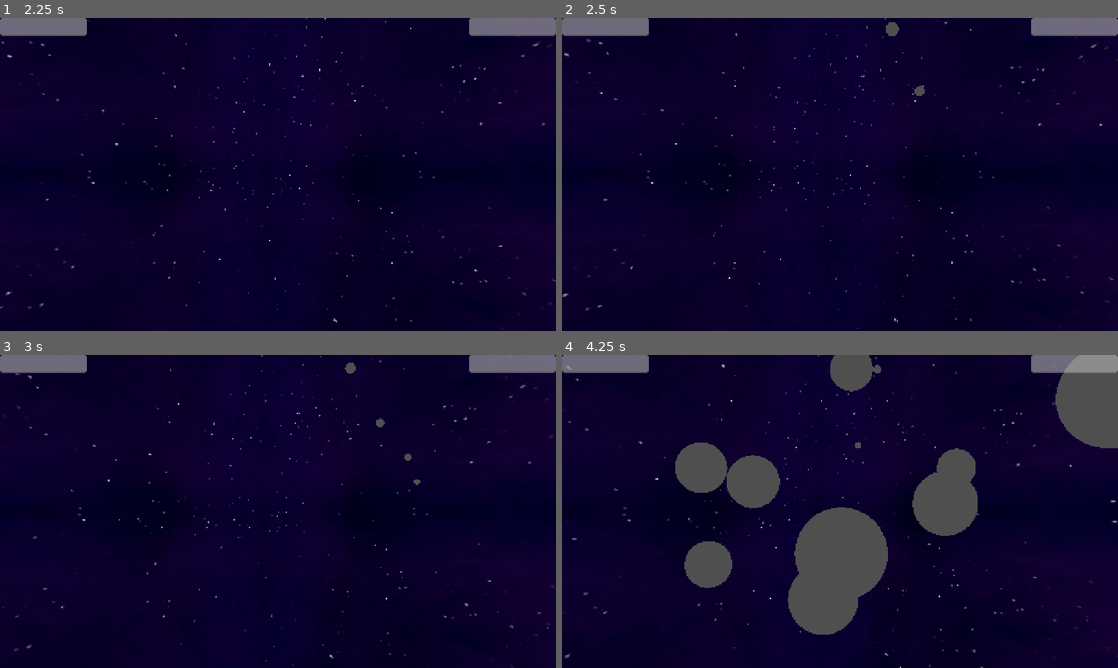
Above: before the commit, frames 1-4 (two rows, left to right).
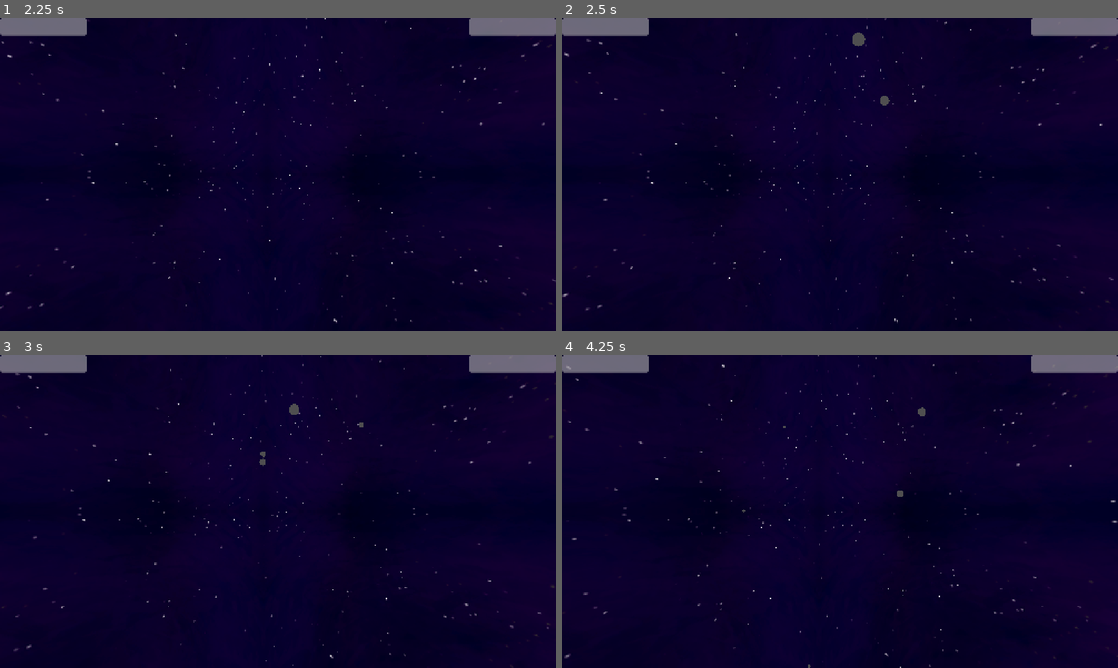
Above: after the commit, the same moments.

Repository: thomaskareka/csce552-3d
Game: Godot game, scene res://scenes/MainMenu.tscn
Two runs of this game, one before a commit and one after it. Both use one fixed random seed, a clock stepped at 60 frames per second and the inputs below.
Inputs (mouse positions are in pixels of both pictures, inside the frame that each line leads up to):
- Up to frame 1 (2.25 s): click "PLAY" at 0.5 s; move the mouse to (305, 174) at 1.27 s; press the mouse at (305, 174) at 1.28 s; hold W (move_up) from 1.28 s (still down); move the mouse to (250, 174) at 2.02 s; release the mouse at (250, 174) at 2.03 s; right-click (250, 174) at 2.1 s
- Up to frame 2 (2.5 s): keep holding W (move_up)
- Up to frame 3 (3 s): keep holding W (move_up); move the mouse to (289, 505) at 2.77 s; press the mouse at (289, 505) at 2.78 s
- Up to frame 4 (4.25 s): keep holding W (move_up); move the mouse to (834, 517) at 3.52 s; release the mouse at (834, 517) at 3.53 s; right-click (834, 517) at 3.6 s

Frame 1 is identical in both runs. In frame 2, 0.3% of the frame differs, in the area x 52-66%, y 1-28%; in frame 3, 0.2%; in frame 4, 15%, in the area x 20-100%, y 0-100%.

Commit message:
fly to player attack

Diff:
--- a/components/ai/MovementHelper.gd
+++ b/components/ai/MovementHelper.gd
@@ -30,6 +30,17 @@
 		target_acceleration = target_acceleration.normalized() * acceleration
 	item.apply_central_force(item.mass * target_acceleration)
 
+static func move_with_direction(item: RigidBody3D, delta: float, direction: Vector3, speed: float, acceleration: float):
+	var target_velocity := direction * speed
+	var diff := target_velocity - item.linear_velocity
+
+	var max_change := acceleration * delta
+	if diff.length() > max_change:
+		diff = diff.normalized() * max_change
+
+	var accel := diff / delta
+	item.apply_central_force(item.mass * accel)
+
 static func get_direction_to_target(source: Vector3, target: Vector3) -> Vector3:
 	return (target - source).normalized()
 
@@ -39,3 +50,13 @@
 		randf_range(aabb.position.y, aabb.position.y + aabb.size.y),
 		randf_range(aabb.position.z, aabb.position.z + aabb.size.z)
 	)
+
+static func circular_move(delta: float, items: Array[Node3D], count: int, radius: float, time: float, rotation_speed: float, velocity: float, acceleration: float, center: Vector3, spin_axis:Vector3 = Vector3.FORWARD, start_time: float = 0.0):
+	for i in range(count):
+		var item:Node3D = items[i]
+		var offset = Vector3(radius, 0, 0)
+		var angle = TAU / count * i + ((time + start_time) * rotation_speed)
+		var rotation_basis := Basis(spin_axis, angle)
+		offset = rotation_basis * offset
+		var target_velocity = MovementHelper.get_velocity_to_target(item.global_position, center + offset, velocity, delta)
+		MovementHelper.move_with_force(item, delta, target_velocity, acceleration)
--- /dev/null
+++ b/components/ai/states/attacks/DVDBounce.tscn
@@ -0,0 +1,6 @@
+[gd_scene load_steps=2 format=3 uid="uid://dfdetqwvenpal"]
+
+[ext_resource type="Script" uid="uid://c6qmwus8kuf7a" path="res://components/ai/states/attacks/dvd_bounce.gd" id="1_mxkw7"]
+
+[node name="DvdBounce" type="Node3D"]
+script = ExtResource("1_mxkw7")
--- /dev/null
+++ b/components/ai/states/attacks/FlyToPlayer.tscn
@@ -0,0 +1,7 @@
+[gd_scene load_steps=2 format=3 uid="uid://dqkyblubs1psd"]
+
+[ext_resource type="Script" uid="uid://ea6kkvobxfoi" path="res://components/ai/states/attacks/fly_to_player.gd" id="1_81j14"]
+
+[node name="FlyToPlayer" type="Node3D"]
+script = ExtResource("1_81j14")
+transition_state = "circle_idle"
--- /dev/null
+++ b/components/ai/states/attacks/FlyToPlayerFast.tscn
@@ -0,0 +1,12 @@
+[gd_scene load_steps=2 format=3 uid="uid://dip0a27ya01pq"]
+
+[ext_resource type="Script" uid="uid://ea6kkvobxfoi" path="res://components/ai/states/attacks/fly_to_player.gd" id="1_xxuml"]
+
+[node name="FlyToPlayerFast" type="Node3D"]
+script = ExtResource("1_xxuml")
+rotation_speed = 2.0
+velocity = 25.0
+acceleration = 50.0
+shoot_delay = 0.5
+state_length = 5.0
+transition_state = "circle_idle_fast"
--- /dev/null
+++ b/components/ai/states/attacks/dvd_bounce.gd
@@ -0,0 +1,29 @@
+extends State
+
+var blobs: Array[Node3D] = []
+
+@export var rotation_speed = 1.5
+@export var velocity: float = 20.0
+@export var acceleration: float = 40.0
+@export var radius: float = 5.0
+var player_bounds: AABB
+
+var idle_count: int = 10
+var center: Vector3
+func enter(_entity: Node3D, _machine: Node, params: Dictionary = {}) -> void:
+	super.enter(_entity, _machine, params)
+	if _entity is BlobEnemyAI:
+		blobs = _entity.blobs
+		idle_count = len(blobs)
+		player_bounds = _entity.get_player_bounds()
+		center = _entity.global_position
+	else:
+		request_transition_to(transition_state)
+
+func tick(delta: float) -> void:
+	elapsed_time += delta
+	idle_count = ceil(9 - elapsed_time * 0.2)
+	MovementHelper.circular_move(delta, blobs, idle_count, radius, elapsed_time, rotation_speed, velocity, acceleration, center)
+
+	if elapsed_time >= state_length:
+		request_transition_to(transition_state)
--- /dev/null
+++ b/components/ai/states/attacks/fly_to_player.gd
@@ -0,0 +1,45 @@
+extends State
+
+var blobs: Array[Node3D] = []
+
+@export var rotation_speed: float = 1.5
+@export var velocity: float = 20.0
+@export var acceleration: float = 40.0
+@export var radius: float = 5.0
+@export var shoot_delay: float = 1.0
+var player_bounds: AABB
+var directions: Array[Vector3] = []
+
+var idle_count: int = 10
+var last_count: int = 10
+var center: Vector3
+var entity_tracker: EntityTracker
+
+func enter(_entity: Node3D, _machine: Node, params: Dictionary = {}) -> void:
+	super.enter(_entity, _machine, params)
+	if _entity is BlobEnemyAI:
+		blobs = _entity.blobs
+		directions.resize(len(blobs))
+		for i in range(len(directions)):
+			directions[i] = Vector3.ZERO
+		player_bounds = _entity.get_player_bounds()
+		center = _entity.global_position
+		entity_tracker = _entity.get_tree().get_first_node_in_group("EntityTracker")
+	else:
+		request_transition_to(transition_state)
+
+func tick(delta: float) -> void:
+	elapsed_time += delta
+	var seconds := int(elapsed_time / shoot_delay)
+
+	idle_count = ceil(len(blobs) - seconds)
+	if idle_count < last_count:
+		var player_position = entity_tracker.get_player_position()
+		directions[idle_count] = MovementHelper.get_direction_to_target(blobs[idle_count].global_position, player_position)
+		last_count = idle_count
+
+	MovementHelper.circular_move(delta, blobs, idle_count, radius, elapsed_time, rotation_speed, velocity, acceleration, center)
+	for i in range(idle_count, len(blobs)):
+		MovementHelper.move_with_direction(blobs[i], delta, directions[i], velocity, 1000)
+	if elapsed_time >= state_length:
+		request_transition_to(transition_state)
--- /dev/null
+++ b/components/ai/states/blobs/CircleIdleFast.tscn
@@ -0,0 +1,11 @@
+[gd_scene load_steps=2 format=3 uid="uid://cr3qxywvhtkj2"]
+
+[ext_resource type="Script" uid="uid://8mkbk6poe4fp" path="res://components/ai/states/blobs/circle_idle.gd" id="1_leuir"]
+
+[node name="CircleIdleFast" type="Node3D"]
+script = ExtResource("1_leuir")
+velocity = 30
+acceleration = 60
+radius = 8.0
+state_length = 5.0
+transition_state = "circle_idle"
--- a/components/ai/states/blobs/circle_idle.gd
+++ b/components/ai/states/blobs/circle_idle.gd
@@ -23,11 +23,4 @@
 	var center = entity.global_position
 
 	var n = blobs.size()
-	for i in range(n):
-		var blob: RigidBody3D = blobs[i]
-		var offset = Vector3(radius, 0.0, 0.0)
-		var angle = TAU / n * i + (elapsed_time * rotation_speed)
-		var rotation := Basis(spin_axis, angle)
-		offset = rotation * offset
-		var target_velocity = MovementHelper.get_velocity_to_target(blob.global_position, center + offset, velocity, delta)
-		MovementHelper.move_with_force(blob, delta, target_velocity, acceleration)
+	MovementHelper.circular_move(delta, blobs, n, radius, elapsed_time, rotation_speed, velocity, acceleration, center, spin_axis)
--- a/objects/boss01/Boss01.tscn
+++ b/objects/boss01/Boss01.tscn
@@ -1,16 +1,24 @@
-[gd_scene load_steps=5 format=3 uid="uid://bij33rgmt2n2h"]
+[gd_scene load_steps=9 format=3 uid="uid://bij33rgmt2n2h"]
 
 [ext_resource type="Script" uid="uid://bl3vojitachid" path="res://components/ai/blob_ai.gd" id="1_hgrkj"]
 [ext_resource type="PackedScene" uid="uid://f7uiqvdwatqk" path="res://components/ai/StateMachine.tscn" id="2_nnc8w"]
 [ext_resource type="PackedScene" uid="uid://xvs1lencgiw4" path="res://components/ai/states/blobs/CircleIdle.tscn" id="3_nnc8w"]
 [ext_resource type="PackedScene" uid="uid://cvkcb21qu663b" path="res://components/ai/states/attacks/RandomProjectile.tscn" id="4_qnv2c"]
+[ext_resource type="PackedScene" uid="uid://dfdetqwvenpal" path="res://components/ai/states/attacks/DVDBounce.tscn" id="5_55rk3"]
+[ext_resource type="PackedScene" uid="uid://dqkyblubs1psd" path="res://components/ai/states/attacks/FlyToPlayer.tscn" id="6_5gcq7"]
+[ext_resource type="PackedScene" uid="uid://dip0a27ya01pq" path="res://components/ai/states/attacks/FlyToPlayerFast.tscn" id="7_0dtui"]
+[ext_resource type="PackedScene" uid="uid://cr3qxywvhtkj2" path="res://components/ai/states/blobs/CircleIdleFast.tscn" id="8_ntavk"]
 
 [node name="Boss01" type="Node3D" groups=["Boss"]]
 script = ExtResource("1_hgrkj")
 
 [node name="StateMachine" parent="." instance=ExtResource("2_nnc8w")]
-start_state = "a_random_projectiles"
+start_state = "a_fly_to_player_fast"
 state_scenes = Dictionary[String, PackedScene]({
+"a_dvd_bounce": ExtResource("5_55rk3"),
+"a_fly_to_player": ExtResource("6_5gcq7"),
+"a_fly_to_player_fast": ExtResource("7_0dtui"),
 "a_random_projectiles": ExtResource("4_qnv2c"),
-"circle_idle": ExtResource("3_nnc8w")
+"circle_idle": ExtResource("3_nnc8w"),
+"circle_idle_fast": ExtResource("8_ntavk")
 })
Not shown, added: components/ai/states/attacks/dvd_bounce.gd.uid
Not shown, added: components/ai/states/attacks/fly_to_player.gd.uid
